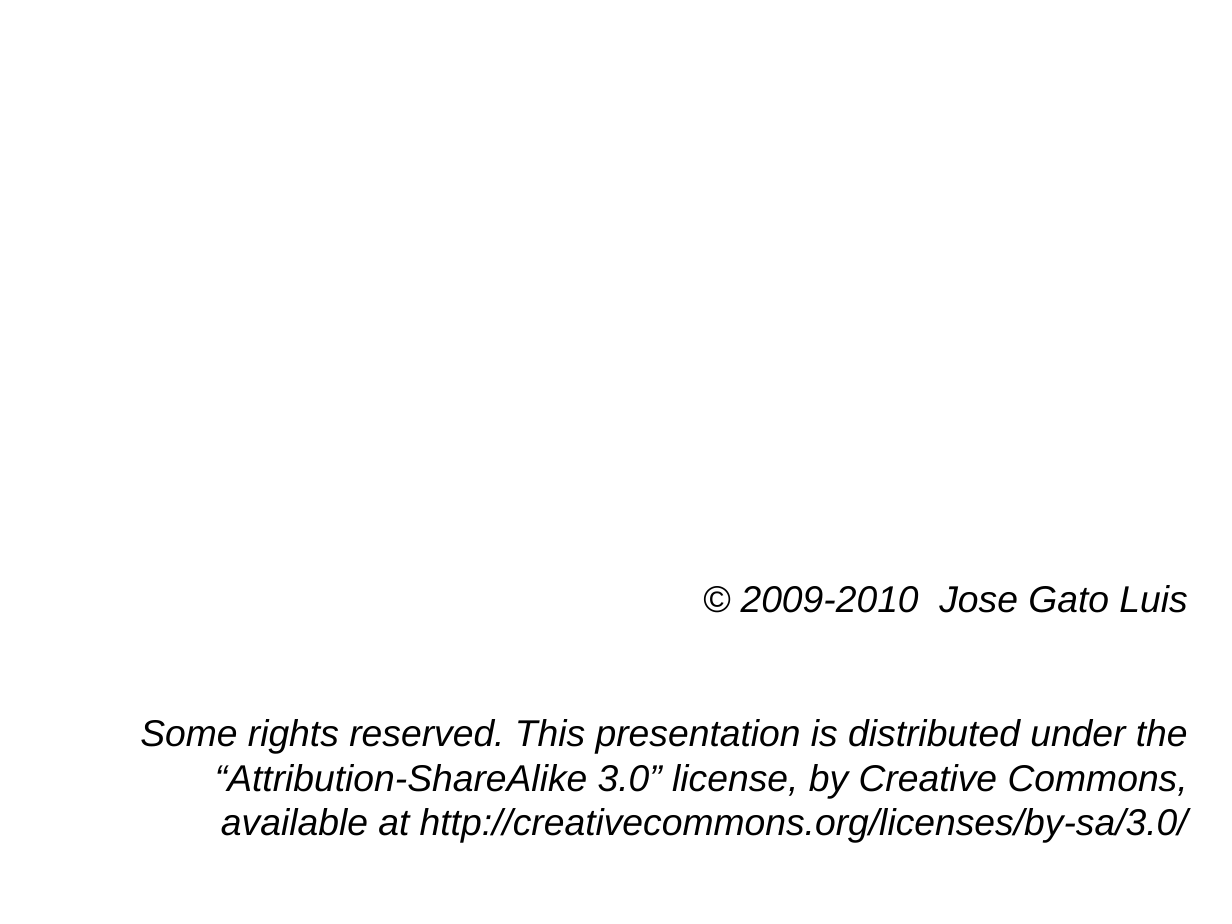
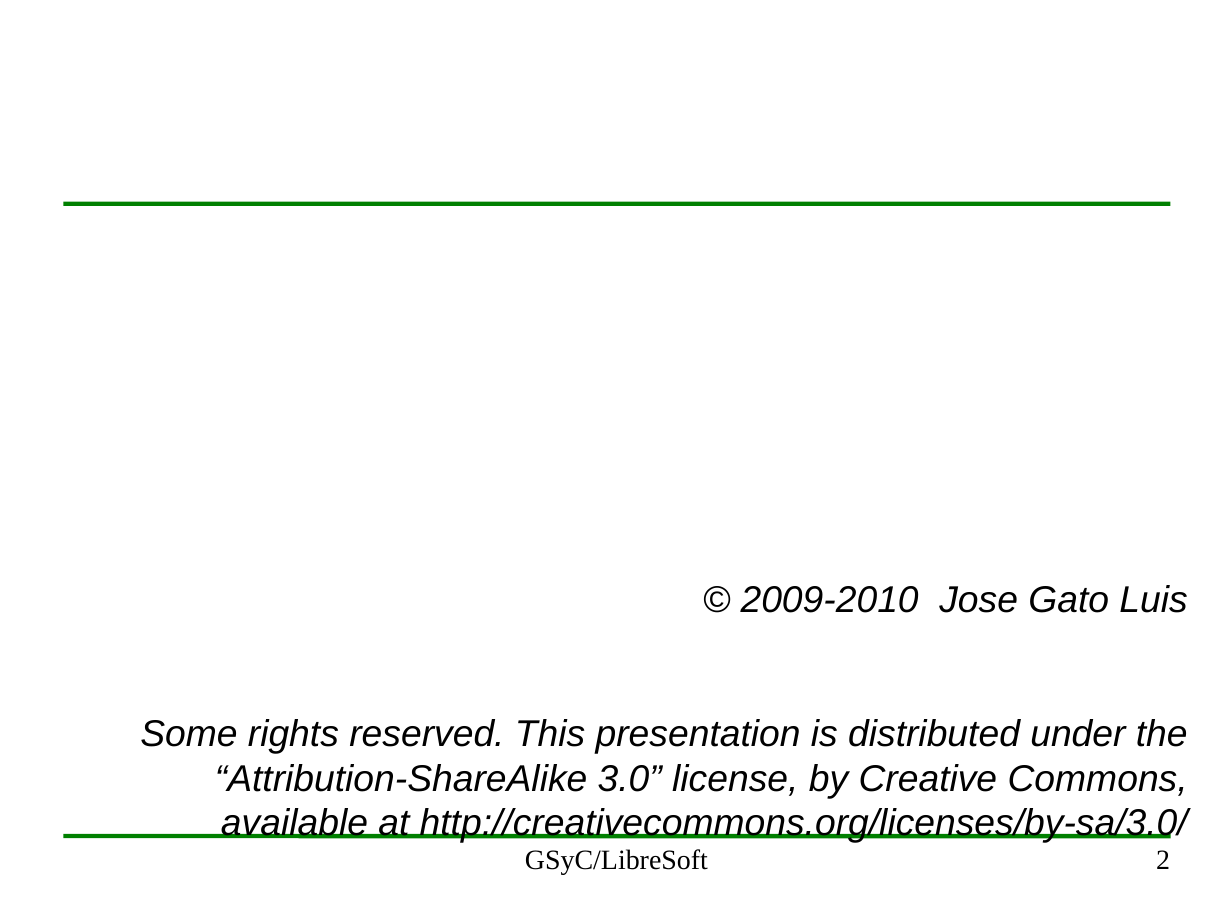
Before and after one commit to LibreLearning/libreteaching, a slide deck: slide 2 of mswl-madrid-2010-2011/cases-i/slides/linux-kernel/linuxKernelDescription.odp. Drawn at 1232x924 pixels with LibreOffice and Linux fonts; fonts in the diff are those of the drawing; background and template pictures are left out. Boxes give left, top, right and bottom in pixels: in the first picture for what was removed or moved away, otherwise in the second. Text is boxed around its words. In the diff, an @@ line names an element or a change of style, - is before the commit and + after.

Commit message:
changed presentation template to libresoft template

```diff
--- a/mswl-madrid-2010-2011/cases-i/slides/linux-kernel/linuxKernelDescription.odp
+++ b/mswl-madrid-2010-2011/cases-i/slides/linux-kernel/linuxKernelDescription.odp
@@ line added from (64, 203) to (1171, 203), #008000 2.83 pt @@
@@ line added from (64, 836) to (1171, 836), #008000 2.83 pt @@
@@ text added at (525,849,708,875), 18 pt, text #000000 @@
+GSyC/LibreSoft
@@ page number added at (1156,850,1170,869), 18 pt, text #000000 @@
+2
```
Also in this commit, not shown: 25 other slides changed.
